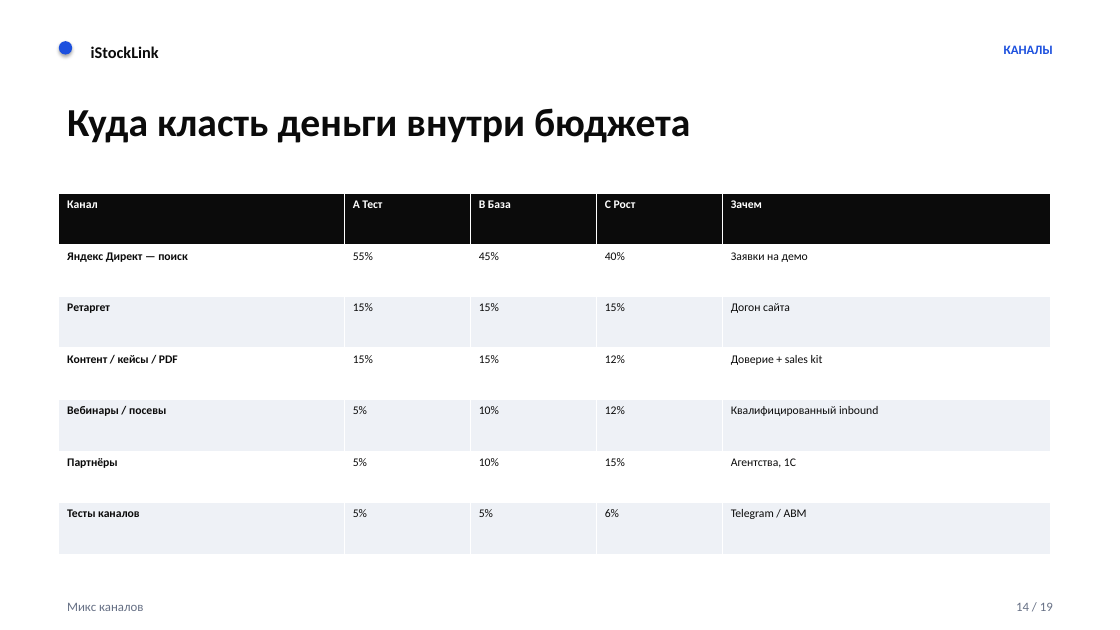
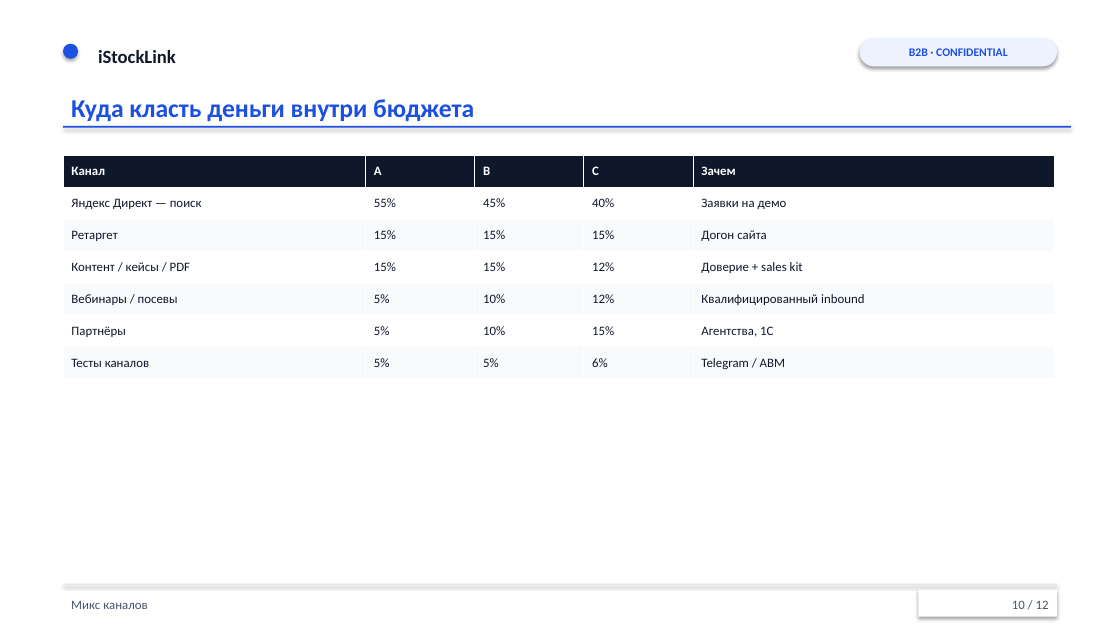
Before and after one commit to kolomoets-netizen/Link, a slide deck: slide 10 of content/business/istocklink-crm-srm-gtm.pptx (slide 14 before the commit). Drawn at 1120x630 pixels with LibreOffice and Linux fonts; fonts in the diff are those of the drawing. Boxes give left, top, right and bottom in pixels: in the first picture for what was removed or moved away, otherwise in the second. Text is boxed around its words. In the diff, an @@ line names an element or a change of style, - is before the commit and + after.

```diff
--- a/content/business/istocklink-crm-srm-gtm.pptx
+++ b/content/business/istocklink-crm-srm-gtm.pptx
@@ ellipse added at (59,39,82,63), fill #EEF2FF @@
@@ ellipse: place and size @@
-ellipse at (59,41,72,55)
+ellipse at (63,44,78,59)
@@ text "iStockLink": place and size @@
-text "iStockLink" at (91,46,159,58)
+text "iStockLink" at (98,50,176,63)
@@ text "iStockLink" at (98,50,176,63): size 14 to 16 pt, text colour #0B0B0B to #0F172A @@
@@ rounded rectangle added at (860,38,1057,66), fill #EEF2FF @@
@@ text added at (909,48,1008,56), 10 pt, text #1C50DE, bold @@
+B2B · CONFIDENTIAL
@@ text removed at (1004,45,1053,54) @@
-КАНАЛЫ
@@ text "Куда класть деньги внутри бюджета" at (71,99,474,121): size 34 to 22 pt, text colour #0B0B0B to #1C50DE @@
@@ rectangle added at (63,126,1071,128), fill #1C50DE @@
@@ table at (63,155,1054,379) @@
-row 1: Канал | A Тест | B База | C Рост | Зачем
+row 1: Канал | A | B | C | Зачем
@@ fill #0B0B0B to #0F172A in row 1 @@
@@ fill #EEF1F6 to #F8FAFC in 15 cells @@
@@ size 10 to 11 pt, text colour #0B0B0B to #0F172A @@
@@ bold off in "Яндекс Директ — поиск", "Ретаргет", "Контент / кейсы / PDF", "Вебинары / посевы" and 2 more places @@
@@ table: place and size @@
-table at (59,193,1050,555)
+table at (63,155,1054,379)
@@ text "Микс каналов" at (71,600,147,609): text colour #667085 to #475569 @@
@@ rectangle added at (63,584,1057,585), fill #E2E8F0 @@
@@ rectangle added at (918,590,1057,617), fill #FFFFFF @@
@@ text added at (1012,600,1049,609), 11 pt, text #475569 @@
+10 / 00
@@ text removed at (1016,602,1053,611) @@
-14 / 19
@@ text added at (1036,600,1049,609), 11 pt, text #475569 @@
+10 / 12
```
Also in this commit, not shown: 5 other slides changed, 6 slides added, 13 slides removed, 2 other files.
